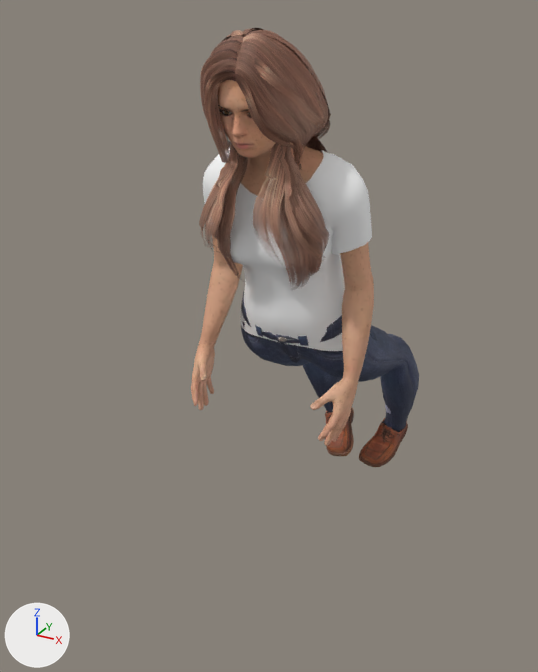
One commit to the glTF model assets/personaggi/realistici/sella/donna-05.glb: the scene before it, then after it.
Rendered twice from a camera (50 mm lens) standing at (0.768, -1.602, 1.367) and looking at (-0.065, -0.088, 0.61). The axes (+X, +Y, +Z) are drawn at lower left. The lights are the same throughout. The picture after the commit comes second. Vertices at exactly the same position are counted once.

In view in the first picture: 'Human', 'Human.elvs_daisy_hair', 'Human.joepal_crude_t-shirt_female', 'Human.punkduck_female_tight_jeans', 'Human.shoes01'.
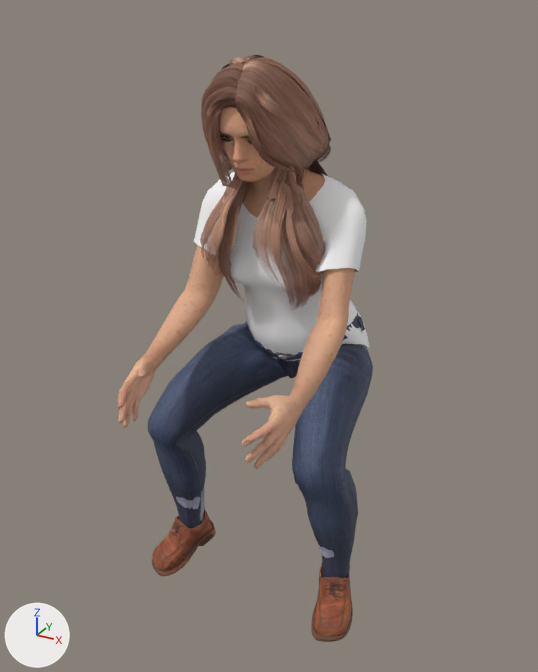
Location of each change, [x1, y1, x2, y2] in pixels of the pictures (538 x 672 px; the box of a moved part takes in the faces that stretch with it):
'Human.punkduck_female_tight_jeans', reshaped, moved (26% wider, 91% taller)
    before: [241, 292, 419, 432]
    after: [148, 310, 373, 578]
'Human.elvs_daisy_hair', moved
    before: [199, 28, 331, 288]
    after: [200, 55, 331, 308]
'Human', reshaped, moved (30% wider)
    before: [191, 80, 374, 446]
    after: [117, 107, 356, 469]
'Human.joepal_crude_t-shirt_female', reshaped, moved (6% shorter)
    before: [203, 149, 372, 351]
    after: [194, 172, 370, 361]
'Human.shoes01', reshaped, moved
    before: [325, 404, 408, 467]
    after: [152, 488, 353, 642]
part 1 of me_base_009, moved or reshaped
    before: [191, 142, 374, 446]
    after: [117, 166, 356, 469]
part 2 of me_crudefemaletshirt, moved or reshaped
    before: [203, 149, 372, 261]
    after: [194, 172, 367, 282]
part 3 of me_crudefemaletshirt, moved or reshaped
    before: [240, 263, 345, 351]
    after: [245, 300, 370, 361]
part 5 of me_shoes01_002, moved or reshaped
    before: [359, 418, 408, 467]
    after: [311, 563, 353, 642]
part 6 of me_shoes01_002, moved or reshaped
    before: [325, 408, 354, 456]
    after: [152, 509, 216, 576]
part 7 of me_shoes01_002, moved or reshaped (mostly hidden)
    before: [385, 404, 391, 414]
    after: [318, 544, 334, 558]
part 8 of me_shoes01_002, moved or reshaped (not visible before)
    after: [176, 488, 205, 528]

Patch to the scene script:
```diff
--- a/assets/personaggi/realistici/sella/donna-05.glb.py
+++ b/assets/personaggi/realistici/sella/donna-05.glb.py
@@ me_base_009 @@
-me_base_009.from_pydata(...)  # 8570 vertices, 17008 faces; spans x -0.218..0.218, y -0.349..-0.056, z 0.625..1.497
+me_base_009.from_pydata(...)  # 8570 vertices, 17008 faces; spans x -0.21..0.21, y -0.576..-0.094, z 0.785..1.497
+# me_base_009 part 1: 4240 of 8570 vertices moved; they spanned x -0.218..0.218, y -0.278..-0.056, z 0.625..1.301 and now span x -0.21..0.21, y -0.576..-0.094, z 0.785..1.301; mean shift (0.0, -0.253, 0.123); largest move (-0.18, -0.213, 0.625) -> (-0.161, -0.549, 0.789)
 me_base_009.materials.append(mat_human_body_009)
@@ me_crudefemaletshirt @@
-me_crudefemaletshirt.from_pydata(...)  # 1095 vertices, 2068 faces; spans x -0.204..0.204, y -0.235..0.076, z 0.8..1.278
+me_crudefemaletshirt.from_pydata(...)  # 1095 vertices, 2068 faces; spans x -0.203..0.203, y -0.236..0.08, z 0.802..1.276
+# me_crudefemaletshirt part 2: 463 of 1095 vertices moved; they spanned x -0.204..0.204, y -0.22..-0.053, z 1.06..1.278 and now span x -0.203..0.203, y -0.236..-0.053, z 1.064..1.276; mean shift (0.0, -0.015, 0.001); largest move (-0.141, -0.164, 1.06) -> (-0.137, -0.236, 1.091)
+# me_crudefemaletshirt part 3: 257 of 1095 vertices moved; they spanned x -0.17..0.17, y -0.171..0.076, z 0.8..0.987 and now span x -0.167..0.167, y -0.17..0.08, z 0.802..0.987; mean shift (0.0, 0.012, 0.004); largest move (-0.128, -0.099, 0.8) -> (-0.135, -0.067, 0.858)
 me_crudefemaletshirt.materials.append(mat_human_joepal_crude_t_shirt_female)
@@ me_tightjeans @@
-me_tightjeans.from_pydata(...)  # 2394 vertices, 4216 faces; spans x -0.194..0.194, y -0.161..0.493, z 0.283..0.933
+me_tightjeans.from_pydata(...)  # 2394 vertices, 4216 faces; spans x -0.266..0.266, y -0.394..0.081, z 0.318..0.932
+# me_tightjeans part 4: 2286 of 2394 vertices moved; they spanned x -0.194..0.194, y -0.161..0.493, z 0.283..0.933 and now span x -0.266..0.266, y -0.394..0.081, z 0.318..0.932; mean shift (0.0, -0.314, 0.028); largest move (-0.07, 0.442, 0.308) -> (-0.191, -0.284, 0.33)
+# other edits to the shape of me_tightjeans do not show in these pictures
 me_tightjeans.materials.append(mat_human_punkduck_female_tight_jeans)
@@ me_shoes01_002 @@
-me_shoes01_002.from_pydata(...)  # 1722 vertices, 3320 faces; spans x -0.164..0.164, y 0.356..0.527, z 0.185..0.444
+me_shoes01_002.from_pydata(...)  # 1722 vertices, 3320 faces; spans x -0.283..0.283, y -0.384..-0.192, z 0.234..0.47
+# me_shoes01_002 part 5: the loose piece of 717 vertices spanning x 0.015..0.137, y 0.356..0.527, z 0.185..0.342 is multiplied about its middle by the matrix ((0.809, -0.494, -0.318), (0.545, 0.834, 0.09), (0.221, -0.246, 0.944)), then moved by (0.135, -0.727, 0.026)
+# me_shoes01_002 part 6: the loose piece of 717 vertices spanning x -0.137..-0.015, y 0.356..0.527, z 0.185..0.342 is multiplied about its middle by the matrix ((0.809, 0.494, 0.318), (-0.545, 0.834, 0.09), (-0.221, -0.246, 0.944)), then moved by (-0.135, -0.727, 0.026)
+# me_shoes01_002 part 7: the loose piece of 144 vertices spanning x 0.053..0.164, y 0.38..0.508, z 0.248..0.444 is multiplied about its middle by the matrix ((0.809, -0.494, -0.318), (0.545, 0.834, 0.09), (0.221, -0.246, 0.944)), then moved by (0.101, -0.702, 0.028)
+# me_shoes01_002 part 8: the loose piece of 144 vertices spanning x -0.164..-0.053, y 0.38..0.508, z 0.248..0.444 is multiplied about its middle by the matrix ((0.809, 0.494, 0.318), (-0.545, 0.834, 0.09), (-0.221, -0.246, 0.944)), then moved by (-0.101, -0.702, 0.028)
 me_shoes01_002.materials.append(mat_human_shoes01_002)
@@ ob_human @@
 ob_human = bpy.data.objects.new('Human', me_base_009)
-ob_human.location = (0.0, 0.0, -0.185)
+ob_human.location = (0.0, 0.0, -0.234)
@@ ob_human_elvs_daisy_hair @@
 ob_human_elvs_daisy_hair = bpy.data.objects.new('Human.elvs_daisy_hair', me_elvs_daisyhair1)
-ob_human_elvs_daisy_hair.location = (0.0, 0.0, -0.185)
+ob_human_elvs_daisy_hair.location = (0.0, 0.0, -0.234)
@@ ob_human_joepal_crude_t_shirt_female @@
 ob_human_joepal_crude_t_shirt_female = bpy.data.objects.new('Human.joepal_crude_t-shirt_female', me_crudefemaletshirt)
-ob_human_joepal_crude_t_shirt_female.location = (0.0, 0.0, -0.185)
+ob_human_joepal_crude_t_shirt_female.location = (0.0, 0.0, -0.234)
@@ ob_human_punkduck_female_tight_jeans @@
 ob_human_punkduck_female_tight_jeans = bpy.data.objects.new('Human.punkduck_female_tight_jeans', me_tightjeans)
-ob_human_punkduck_female_tight_jeans.location = (0.0, 0.0, -0.185)
+ob_human_punkduck_female_tight_jeans.location = (0.0, 0.0, -0.234)
@@ ob_human_shoes01 @@
 ob_human_shoes01 = bpy.data.objects.new('Human.shoes01', me_shoes01_002)
-ob_human_shoes01.location = (0.0, 0.0, -0.185)
+ob_human_shoes01.location = (0.0, 0.0, -0.234)
```
